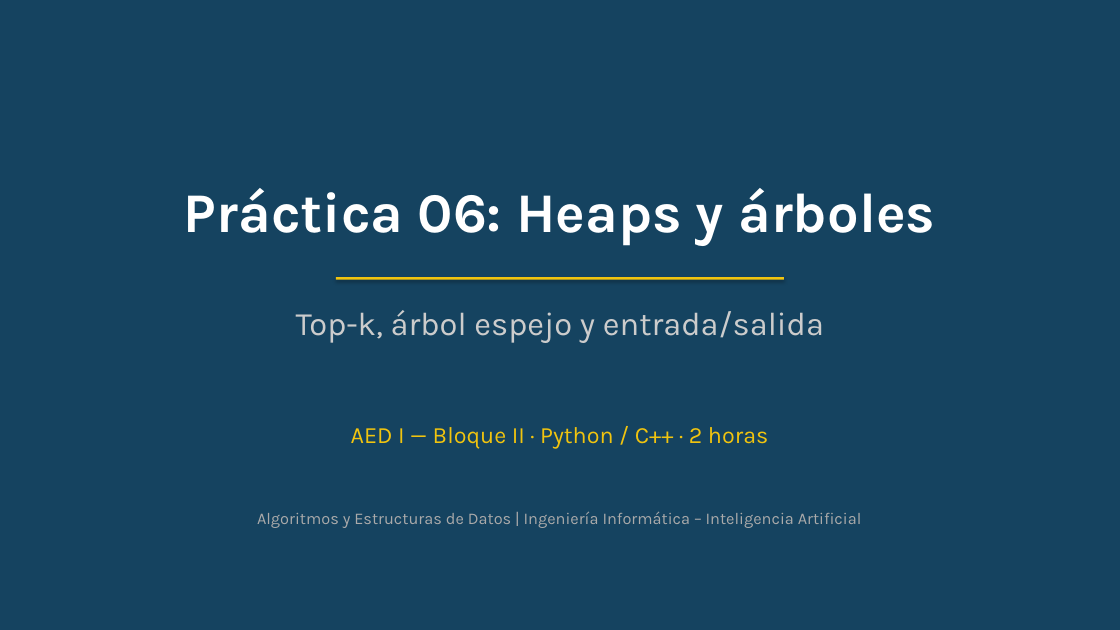
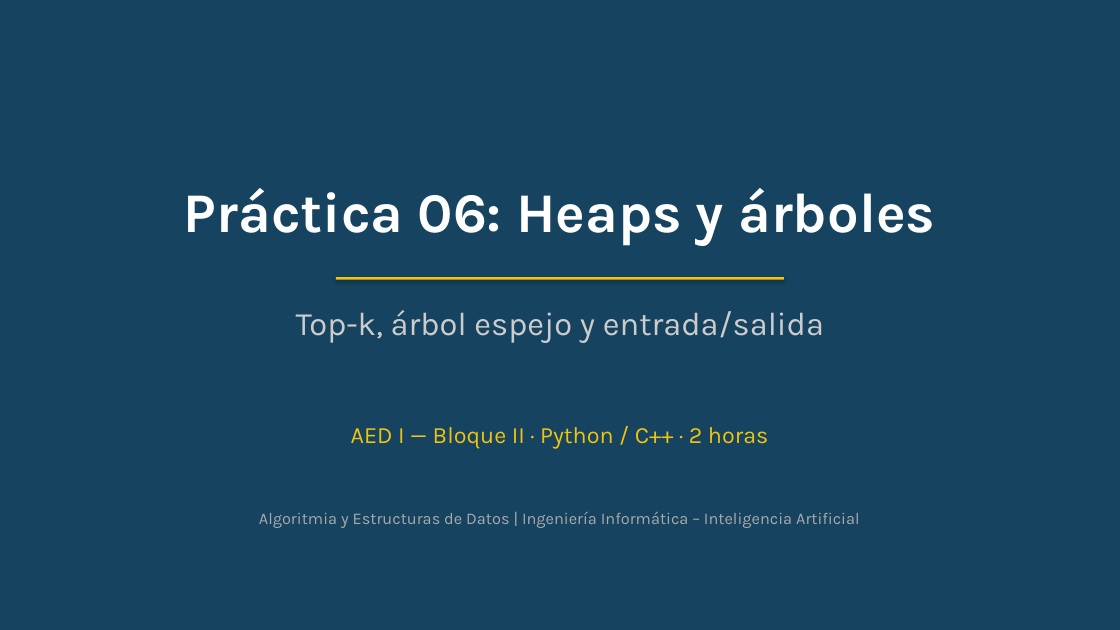
Before and after one commit to 2026-AED1/06Practica-Heaps, a slide deck: slide 1 of diapositivas/Practica06_Heaps.pptx. Drawn at 1120x630 pixels with LibreOffice and Linux fonts; fonts in the diff are those of the drawing. Boxes give left, top, right and bottom in pixels: in the first picture for what was removed or moved away, otherwise in the second. Text is boxed around its words. In the diff, an @@ line names an element or a change of style, - is before the commit and + after.

Commit message:
Minor

```diff
--- a/diapositivas/Practica06_Heaps.pptx
+++ b/diapositivas/Practica06_Heaps.pptx
@@ text at box(259, 512, 860, 528): text changed @@
-Algoritmos y Estructuras de Datos | Ingeniería Informática – Inteligencia Artificial
+Algoritmia y Estructuras de Datos | Ingeniería Informática – Inteligencia Artificial
```
Also in this commit, not shown: 26 other slides changed.
